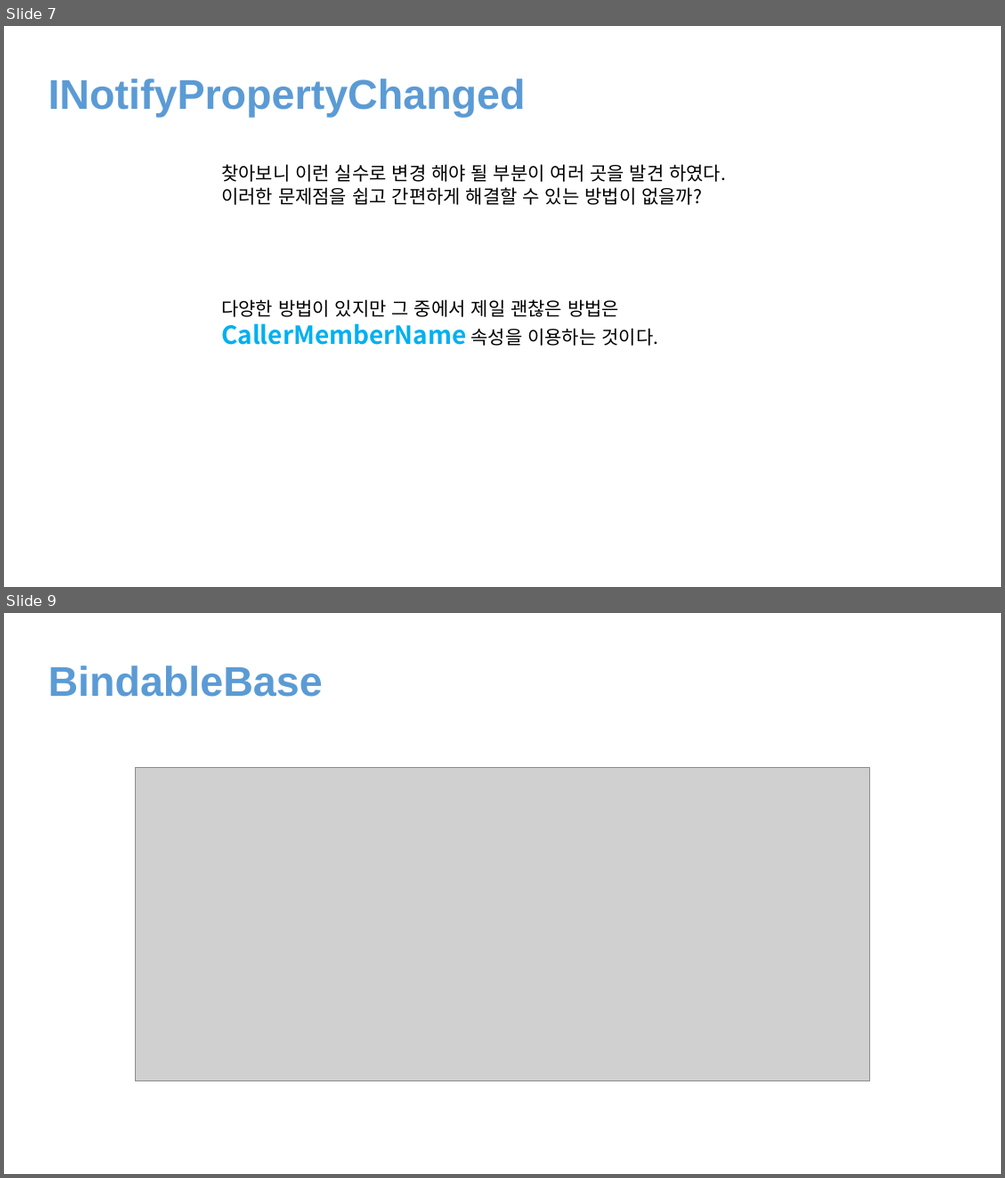
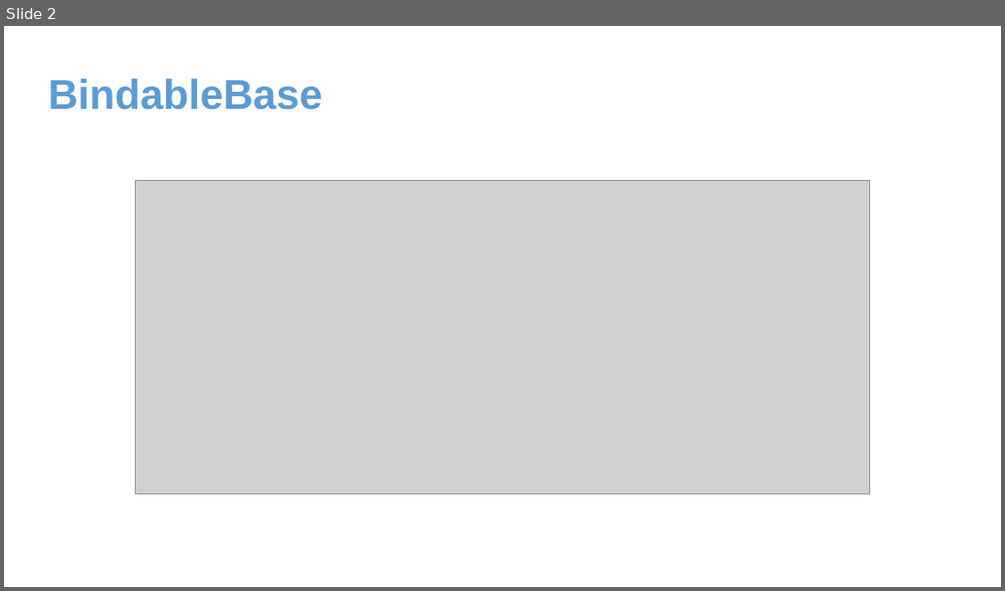
Before and after one commit to juniair/Summary-PPT, a slide deck: Prism.pptx. Shown one above the other, each under a label of ours: slides 7 and 9 before the commit, slide 2 after it; the slides between them are not shown. The pictures are 1005x1178 and 1005x591 pixels, drawn with LibreOffice and Linux fonts; fonts in the diff are those of the drawing; grey boxes stand for pictures. Boxes give left, top, right and bottom in pixels: in the first picture for what was removed or moved away, otherwise in the second. Text is boxed around its words. In the diff, an @@ line names an element or a change of style, - is before the commit and + after.

```diff
--- a/Prism.pptx
+++ b/Prism.pptx
@@ slide 7 removed at bbox=[4, 26, 1001, 587], background #FFFFFF @@
@@ text removed at bbox=[48, 79, 526, 117] @@
-INotifyPropertyChanged
@@ text removed at bbox=[221, 164, 726, 346] @@
-찾아보니 이런 실수로 변경 해야 될 부분이 여러 곳을 발견 하였다.
-이러한 문제점을 쉽고 간편하게 해결할 수 있는 방법이 없을까?
-다양한 방법이 있지만 그 중에서 제일 괜찮은 방법은
-CallerMemberName 속성을 이용하는 것이다.
@@ what was slide 9 is now slide 2 @@
```
Also in this commit, not shown: 1 slide added, 7 other slides removed, 5 other files.
